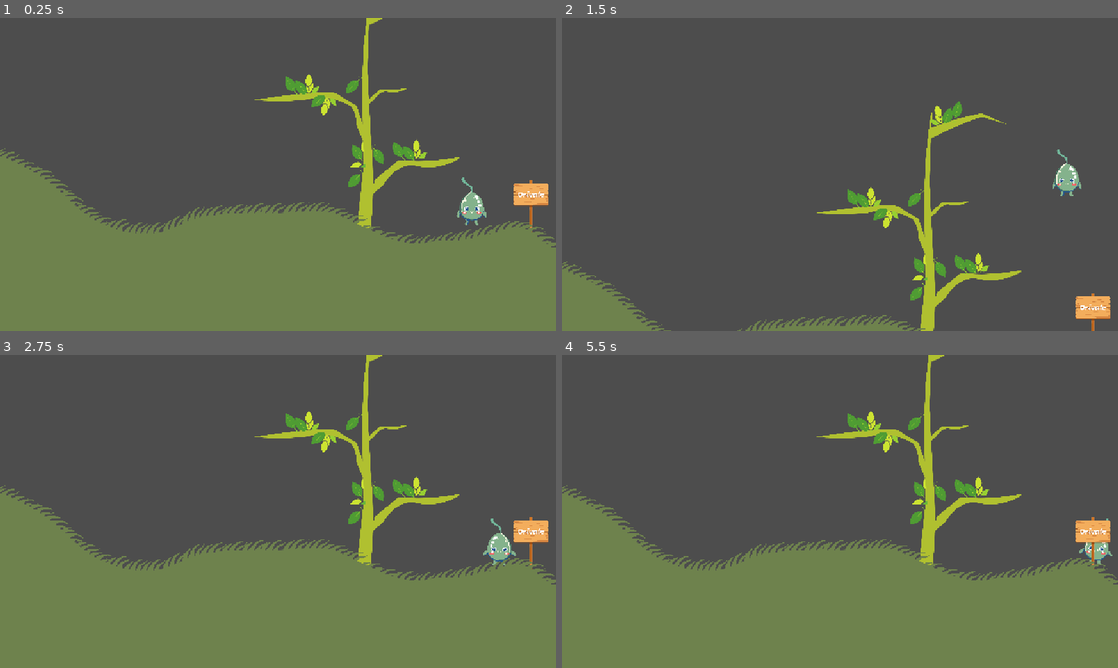
Above: before the commit, frames 1-4 (two rows, left to right).
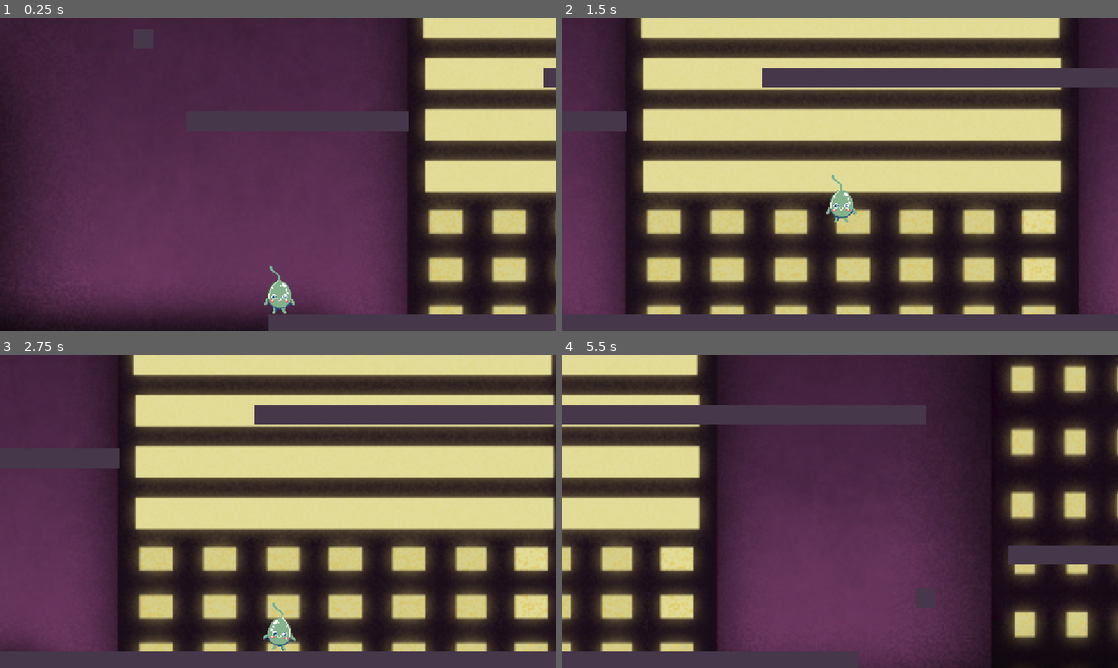
Above: after the commit, the same moments.

Repository: akkajoe/Wandr
Game: Godot game, scene res://levels/level_01.tscn
The game is run twice, just before and just after one commit, with the same random seed, the same clock (stepped at 60 frames per second) and the same inputs. Before the commit the project starts from res://levels/level_02.tscn.
Inputs:
- Up to frame 1 (0.25 s): no input
- Up to frame 2 (1.5 s): hold D (right) from 0.53 s (still down); tap Space (jump) at 0.77 s
- Up to frame 3 (2.75 s): tap Space (jump) at 1.52 s; release D (right) at 2.03 s; hold A (left) from 2.03 s (still down)
- Up to frame 4 (5.5 s): release A (left) at 2.78 s; hold D (right) 2.78-4.28 s; tap Space (jump) at 3.02, 3.77, 4.52 s; hold A (left) 4.28-5.03 s; hold D (right) from 5.03 s (still down)

The runs differ from the first frame. In frame 1, 97% of the frame differs, in the area x 0-100%, y 0-100%; in frame 2, 91%; in frame 3, 95%; in frame 4, 95%.

Commit message:
changed level1 door to Orivale board

Diff:
--- a/wandr/Player/player.tscn
+++ b/wandr/Player/player.tscn
@@ -48,7 +48,7 @@
 scale = Vector2(0.2, 0.2)
 sprite_frames = SubResource("SpriteFrames_vtle1")
 animation = &"run"
-frame_progress = 0.984864
+frame_progress = 0.912525
 
 [node name="CollisionShape2D" type="CollisionShape2D" parent="."]
 position = Vector2(6, 42)
--- a/wandr/items/door.tscn
+++ b/wandr/items/door.tscn
@@ -10,7 +10,8 @@
 collision_mask = 2
 
 [node name="Sprite2D" type="Sprite2D" parent="."]
-position = Vector2(1, 2)
+position = Vector2(-2, 7)
+scale = Vector2(0.08, 0.08)
 texture = ExtResource("1_yby7g")
 
 [node name="CollisionShape2D" type="CollisionShape2D" parent="."]
--- a/wandr/levels/level_01.tscn
+++ b/wandr/levels/level_01.tscn
@@ -33,6 +33,7 @@
 scale = Vector2(0.25, 0.25)
 
 [node name="Door" parent="." index="4"]
+visible = false
 scale = Vector2(0.25, 0.25)
 tile_map_data = PackedByteArray("AAASAQUAAAAAAAAAAAA=")
 tile_set = SubResource("TileSet_mckh2")
--- a/wandr/project.godot
+++ b/wandr/project.godot
@@ -11,7 +11,7 @@
 [application]
 
 config/name="Wandr"
-run/main_scene="uid://cn8sbqftn2ukg"
+run/main_scene="uid://boanu56dhkb13"
 config/features=PackedStringArray("4.4", "Forward Plus")
 config/icon="res://icon.svg"
 
Binary file changed: wandr/assets/items/door.png
